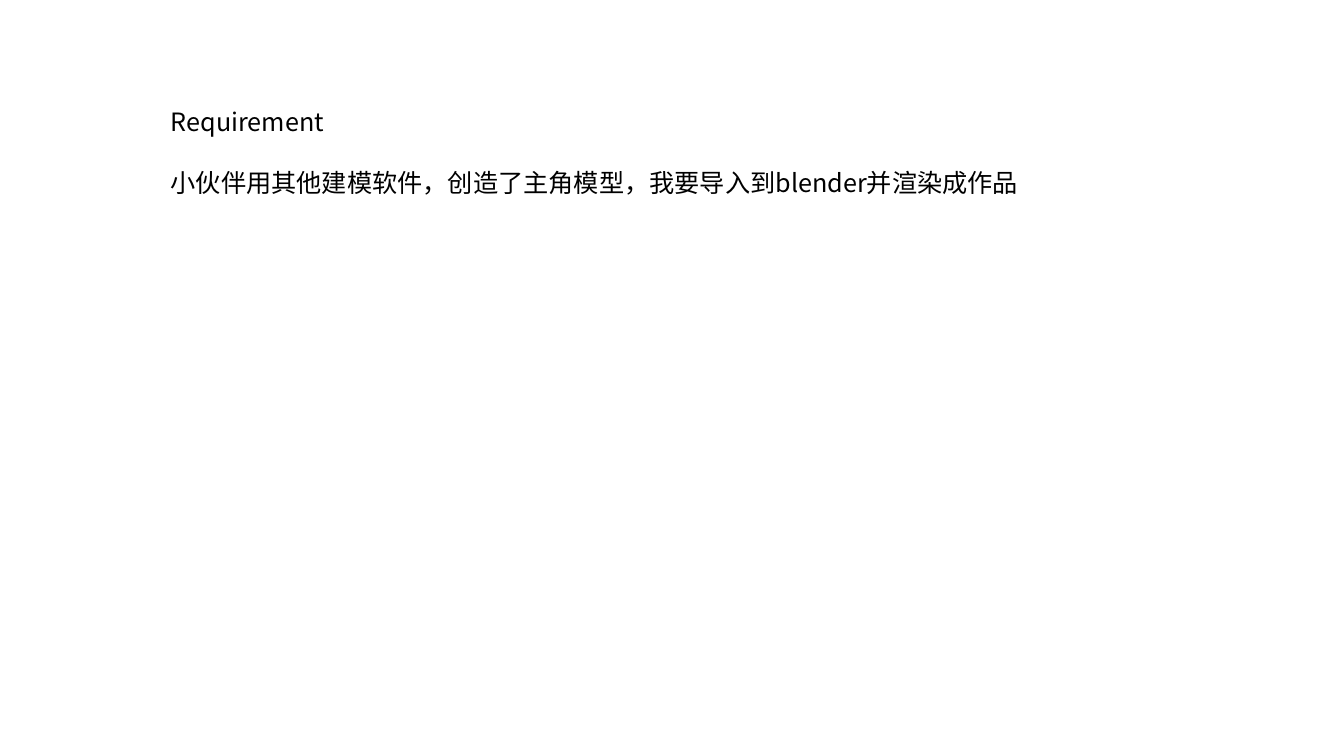
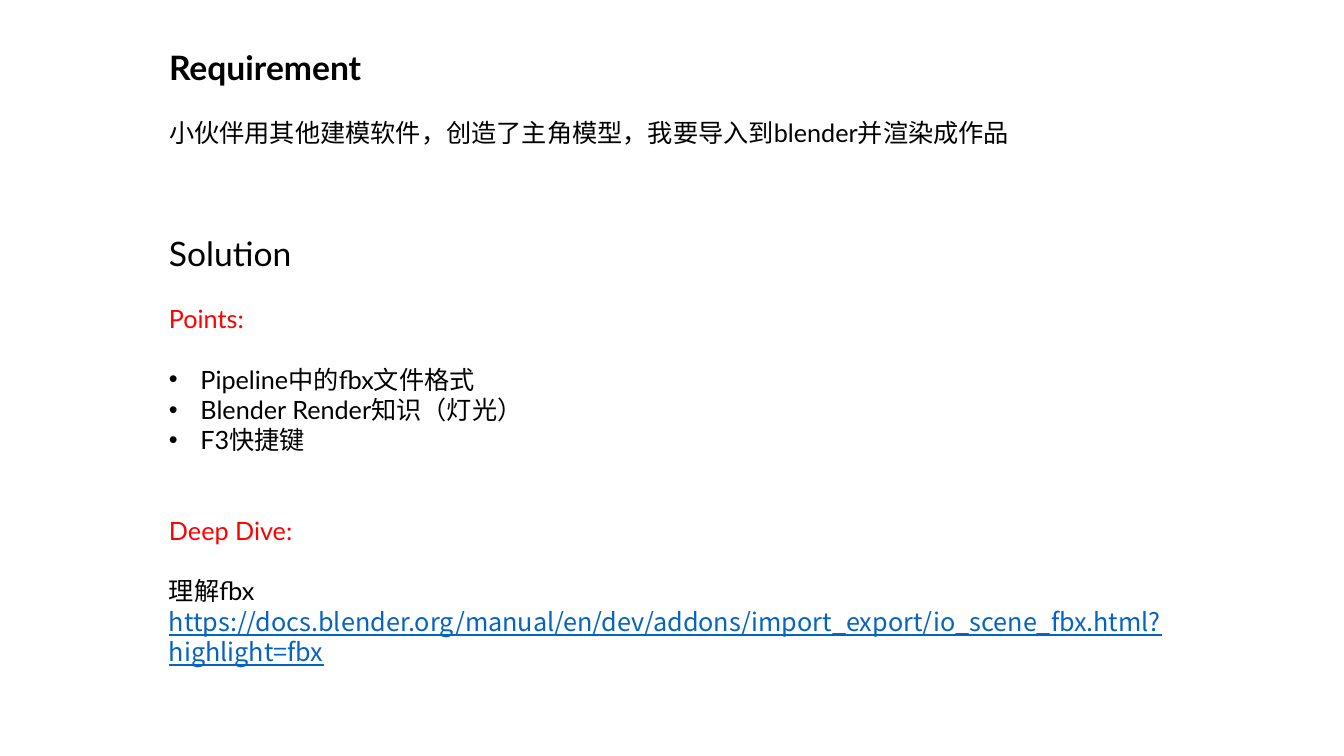
Before and after one commit to innoclub/blenderOpenClass, a slide deck: slide 1 of PPTs/0001.pptx. Drawn at 1344x756 pixels with LibreOffice and Linux fonts; fonts in the diff are those of the drawing. Boxes give left, top, right and bottom in pixels: in the first picture for what was removed or moved away, otherwise in the second. Text is boxed around its words. In the diff, an @@ line names an element or a change of style, - is before the commit and + after.

```diff
--- a/PPTs/0001.pptx
+++ b/PPTs/0001.pptx
@@ text "Requirement": place and size @@
-text "Requirement" at (171,111,1018,195)
+text "Requirement" at (169,55,1009,145)
@@ text "Requirement" at (169,55,1009,145): size 18 to 24 pt, bold on in "Requirement"; font Noto Sans CJK SC to Lato @@
@@ text added at (169,241,1161,667), 18 pt, text #0563C1, underline @@
+Solution
+Points:
+• Pipeline中的fbx文件格式
+• Blender Render知识（灯光）
+• F3快捷键
+Deep Dive:
+理解fbx
+https://docs.blender.org/manual/en/dev/addons/import_export/io_scene_fbx.html?highlight=fbx
```
Also in this commit, not shown: 1 slide added.
